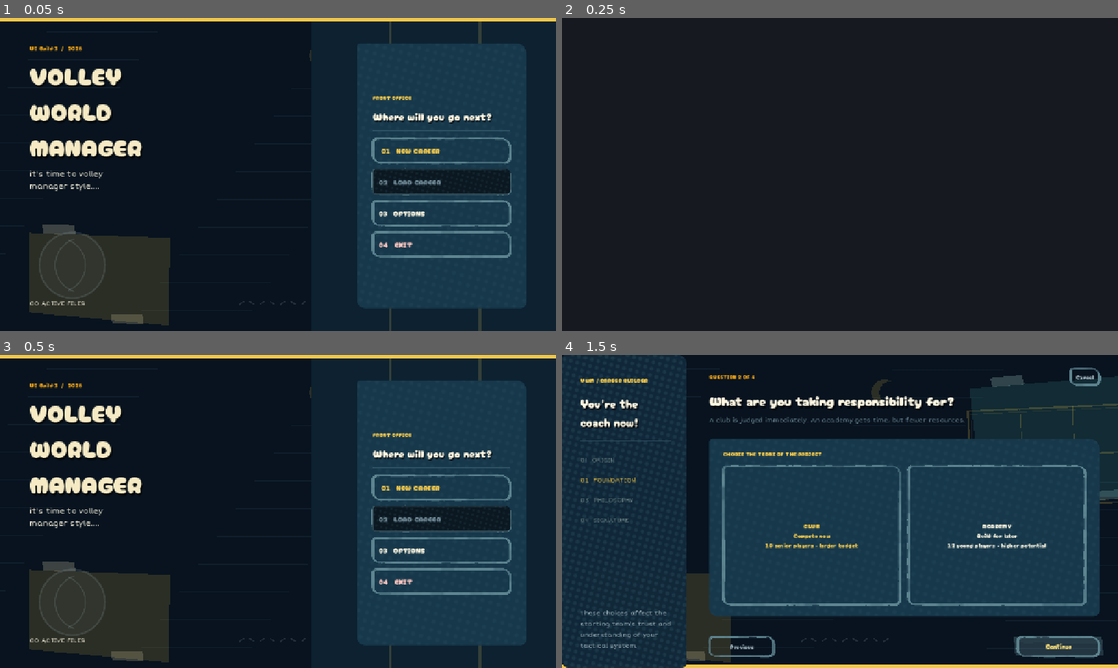
Above: before the commit, frames 1-4 (two rows, left to right).
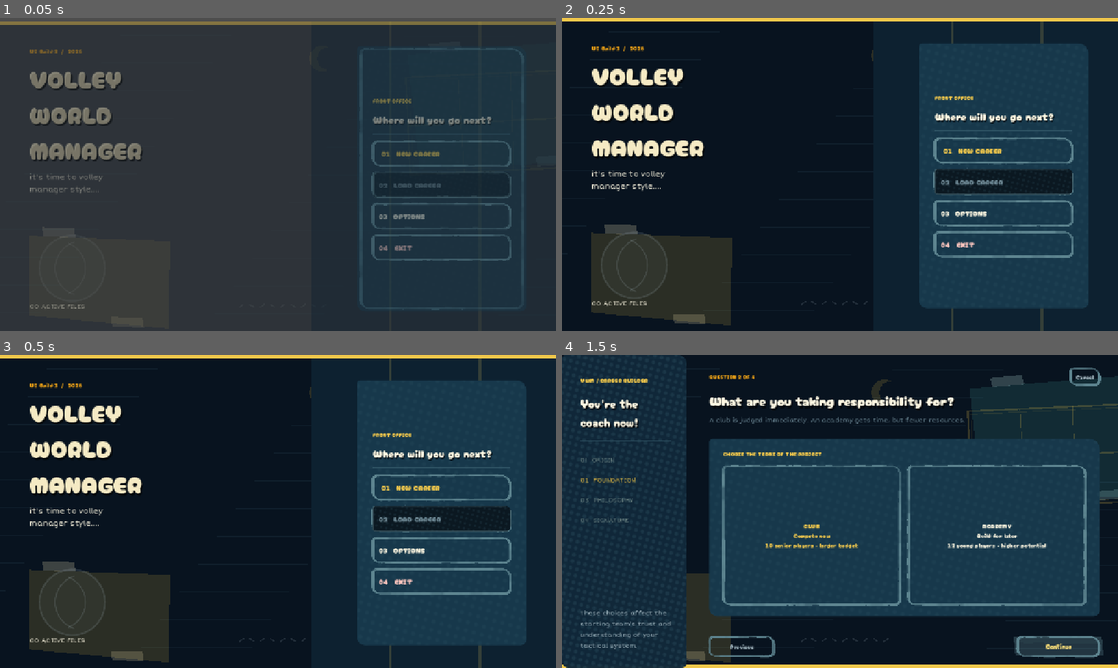
Above: after the commit, the same moments.

Repository: iracarranza/volley-world-manager
Game: Godot game, scene res://scenes/application.tscn
Same seed, same stepped clock (60 frames per second), same inputs: the game is played once before the commit and once after it.
Inputs:
- Up to frame 1 (0.05 s): no input
- Up to frame 2 (0.25 s): no input
- Up to frame 3 (0.5 s): no input
- Up to frame 4 (1.5 s): click "01 NEW CAREER" at 0.5 s; click "Continue" at 1.25 s

The runs differ from the first frame. In frame 1, 54% of the frame differs, in the area x 0-100%, y 0-100%; in frame 2, 30%; in frame 3, nothing differs; in frame 4, nothing differs.

Commit message:
A screen change cannot leave a screen invisible or a sheet across
Three ways the transition between screens could leave the interface present,
laid out and fully clickable while showing nothing. None of them looks like a
broken animation from the outside; all of them look like the game has frozen,
because the page is there, the mouse works, and nothing ever responds.

reveal() set modulate.a to zero outright and relied on a tween to bring it
back, so any way that tween could fail to finish -- killed by a second reveal,
the node leaving the tree mid-flight -- left a transparent screen. The fade is
now expressed as .from(0.0): the final value is the tween's by construction and
a reveal that never runs degrades to a screen that simply appears.

reveal() also read its resting position off screen.position at call time, which
samples a previous reveal mid-flight, so a screen revealed twice in quick
succession crept down the window ten pixels a visit. Home is recorded once and
reused.

The wipe left its sheet wherever a killed tween stopped it, including fully
across -- and a covered screen still passes clicks through, because the sheet
ignores the mouse. It now resets on kill.

And _show_only's comment claimed the first call has no wipe while the code
wiped anyway: the guard tested whether the wipe existed, and it had just been
added. Opening the game played a full sheet over a window that had never been
drawn, during the frames a cold start is busiest. The wipe also declines to
play at all before it has a size, which is the state it is in when called from
Application._ready.

screen_state_probe reports each visible screen's alpha, position and what is
under the mouse once a second. Added because none of the above reproduced on
the machine they were fixed on: if the symptom returns, the log says which
state the interface is in instead of leaving it to be guessed at.

941 checks, the two long-standing failures.

Co-Authored-By: Claude Opus 5 <noreply@anthropic.com>
Claude-Session: https://claude.ai/code/session_0197KZ6RDwTpMdR7xHdkkPxn

Diff:
--- a/scenes/application.gd
+++ b/scenes/application.gd
@@ -20,6 +20,9 @@
 @onready var match_center: Control = %MatchCenter
 
 var _wipe: ScreenWipe = null
+## Whether any screen has been shown yet. The first one arrives rather than being
+## wiped to -- see `_show_only`.
+var _has_shown: bool = false
 ## Built in code rather than in `main.tscn`, because both are whole-screen
 ## Controls with no scene content of their own -- everything they show is drawn
 ## from the career. A .tscn for either would be an empty node with a script.
@@ -95,7 +98,14 @@
 ## sheet is across, which is why the outgoing screen is never seen being torn
 ## down. The first call has no wipe -- there is nothing to leave.
 func _show_only(screen: Control) -> void:
-	if _wipe == null or not _wipe.is_inside_tree():
+	## **The first call really has no wipe now.** The comment above said so and the
+	## code did not: the guard tested whether the wipe existed, and by this point it
+	## has just been added, so opening the game played a full wipe over a window
+	## that had never been drawn -- half a second of sheet across a blank screen
+	## during the exact frames a cold start is busiest. Nothing to leave means
+	## nothing to cover.
+	if not _has_shown or _wipe == null or not _wipe.is_inside_tree():
+		_has_shown = true
 		_swap_to(screen)
 		return
 	_wipe.play(func() -> void: _swap_to(screen))
--- a/scenes/components/screen_wipe.gd
+++ b/scenes/components/screen_wipe.gd
@@ -85,7 +85,28 @@
 ## timing -- handing over the swap is the whole interface.
 func play(midpoint: Callable) -> void:
 	if _tween != null and _tween.is_valid():
+		## **Killed mid-travel is the one state this must not be left in.** A tween
+		## stops where it stopped, so a wipe interrupted while the sheet was across
+		## left the screen covered with no animation running to uncover it -- and a
+		## covered screen still passes clicks through, because the sheet ignores the
+		## mouse. The game is then running, responding and completely hidden, which
+		## reads as a freeze rather than as a stuck animation.
 		_tween.kill()
+		visible = false
+		_sheet_position = START_POSITION
+	## No sheet before the window has a size.
+	##
+	## The first screen change happens inside `Application._ready()`, where this
+	## control has been added but nothing has been laid out, so `size.x` is zero and
+	## `_draw` paints a sheet of no width. The wipe would be invisible and the swap
+	## would still be held behind it for half a second of nothing. Better to make
+	## the swap immediately and let the incoming screen's own reveal do the work.
+	if size.x < 1.0 or size.y < 1.0:
+		if midpoint.is_valid():
+			midpoint.call()
+		covered.emit()
+		visible = false
+		return
 	visible = true
 	_sheet_position = START_POSITION
 	queue_redraw()
--- a/scripts/systems/ui_style_system.gd
+++ b/scripts/systems/ui_style_system.gd
@@ -118,14 +118,63 @@
 		apply(child, light_mode, subtree_medium)
 
 
+## Where a revealed screen comes to rest, and the tween carrying it there.
+##
+## Both remembered on the screen itself, because `reveal` is static and a screen
+## can be revealed again before the last one has finished.
+const REVEAL_HOME := &"ui_reveal_home"
+const REVEAL_TWEEN := &"ui_reveal_tween"
+const REVEAL_RISE: float = 10.0
+const REVEAL_FADE_SECONDS: float = 0.20
+const REVEAL_TRAVEL_SECONDS: float = 0.26
+
+
+## The incoming screen lifting into place.
+##
+## **The screen must end up visible even if this animation never runs.** What was
+## here set `modulate.a = 0.0` outright and relied on a tween to bring it back, so
+## any way the tween could fail to finish -- killed by a second reveal, the node
+## leaving the tree mid-flight -- left a screen that is present, laid out and
+## fully clickable while being completely transparent. That does not look like a
+## bug in an animation. It looks like the game has frozen: the page is there, the
+## mouse works, and nothing on screen ever responds.
+##
+## So the fade is expressed as `.from(0.0)` rather than as an assignment. The
+## property's *final* value is the tween's business and is 1.0 by construction;
+## the starting value is only applied once the tween actually begins. A reveal
+## that never runs now degrades to a screen that simply appears, which is the
+## right failure.
+##
+## The resting position gets the same treatment for a different reason. It used
+## to be read off `screen.position` at call time -- but a screen revealed twice in
+## quick succession is sampled mid-flight, so "home" became home plus whatever the
+## last animation had not finished travelling, and the page crept down the window
+## a few pixels per visit. It is recorded once and reused.
 static func reveal(screen: Control) -> void:
-	var resting_position := screen.position
-	screen.modulate.a = 0.0
-	screen.position = resting_position + Vector2(0.0, 10.0)
+	## Guarded with `has_meta` rather than `get_meta(key, default)`, which pushes an
+	## error for a missing key even when handed a default -- and an error per screen
+	## change is exactly the kind of noise that hides a real one.
+	if screen.has_meta(REVEAL_TWEEN):
+		var running: Variant = screen.get_meta(REVEAL_TWEEN)
+		if running is Tween and (running as Tween).is_valid():
+			(running as Tween).kill()
+	var home := screen.position
+	if screen.has_meta(REVEAL_HOME):
+		home = Vector2(screen.get_meta(REVEAL_HOME))
+	screen.set_meta(REVEAL_HOME, home)
+	## Killing a tween leaves the property wherever it stopped, so the previous
+	## reveal is finished by hand before the next one starts from a known place.
+	screen.modulate.a = 1.0
+	screen.position = home
 	var tween := screen.create_tween().set_parallel(true)
 	tween.set_trans(Tween.TRANS_QUAD).set_ease(Tween.EASE_OUT)
-	tween.tween_property(screen, "modulate:a", 1.0, 0.20)
-	tween.tween_property(screen, "position", resting_position, 0.26)
+	tween.tween_property(
+		screen, "modulate:a", 1.0, REVEAL_FADE_SECONDS
+	).from(0.0)
+	tween.tween_property(
+		screen, "position", home, REVEAL_TRAVEL_SECONDS
+	).from(home + Vector2(0.0, REVEAL_RISE))
+	screen.set_meta(REVEAL_TWEEN, tween)
 
 
 static func _style_node(node: Node, light_mode: bool, medium: StringName) -> void:
--- /dev/null
+++ b/tools/preview/screen_state_probe.gd
@@ -0,0 +1,50 @@
+extends Node
+
+## What the running application is actually showing, printed once a second.
+##
+## Exists because a screen can be present, laid out, focusable and clickable
+## while being invisible, and there is no way to tell that apart from a frozen
+## game by looking at it. The two states that do it:
+##
+##   * a screen left at `modulate.a = 0` by a reveal that never finished
+##   * the wipe's sheet left across by a tween killed mid-travel
+##
+## Both are fixed, and both were unreproducible on the machine they were fixed
+## on, so this stays: if the symptom comes back the log says which one it is
+## rather than leaving it to be guessed at again.
+##
+## Add it to `scenes/application.tscn` as a child of the root and run the project.
+## It touches nothing -- it only reads.
+
+const REPORT_SECONDS: float = 1.0
+
+var _elapsed: float = 0.0
+var _root: Control
+
+
+func _ready() -> void:
+	_root = get_parent() as Control
+
+
+func _process(delta: float) -> void:
+	if _root == null:
+		return
+	_elapsed += delta
+	if _elapsed < REPORT_SECONDS:
+		return
+	_elapsed = 0.0
+	var shown: Array[String] = []
+	for child in _root.get_children():
+		var control := child as Control
+		if control == null or not control.visible:
+			continue
+		shown.append("%s a=%.2f pos=%s size=%s filter=%d" % [
+			control.name, control.modulate.a, control.position, control.size,
+			control.mouse_filter,
+		])
+	print("[screens] %s" % ", ".join(shown))
+	var hovered := get_viewport().gui_get_hovered_control()
+	print("[mouse]   at %s over %s" % [
+		get_viewport().get_mouse_position(),
+		"nothing" if hovered == null else hovered.name,
+	])
Not shown, added: tools/preview/screen_state_probe.gd.uid
